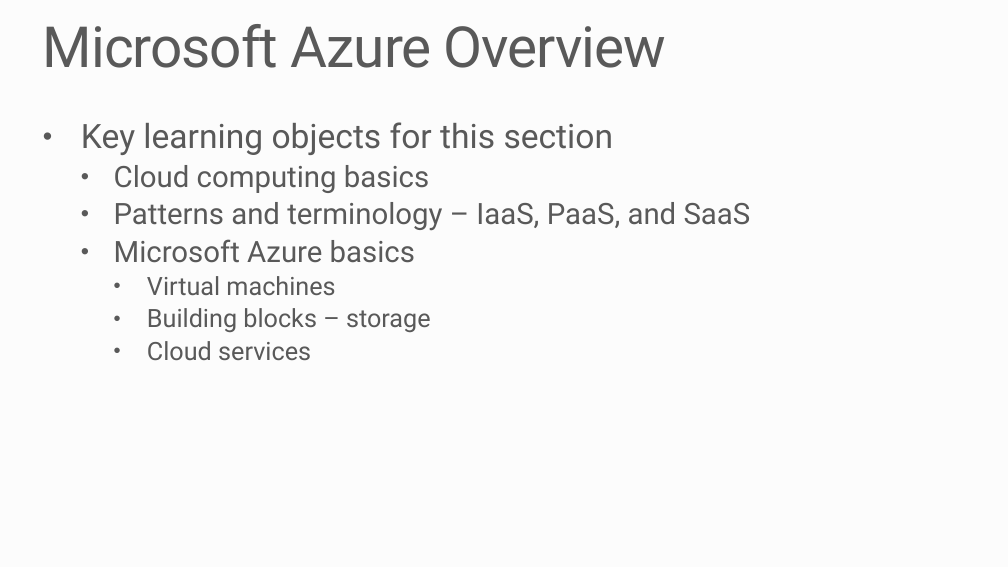
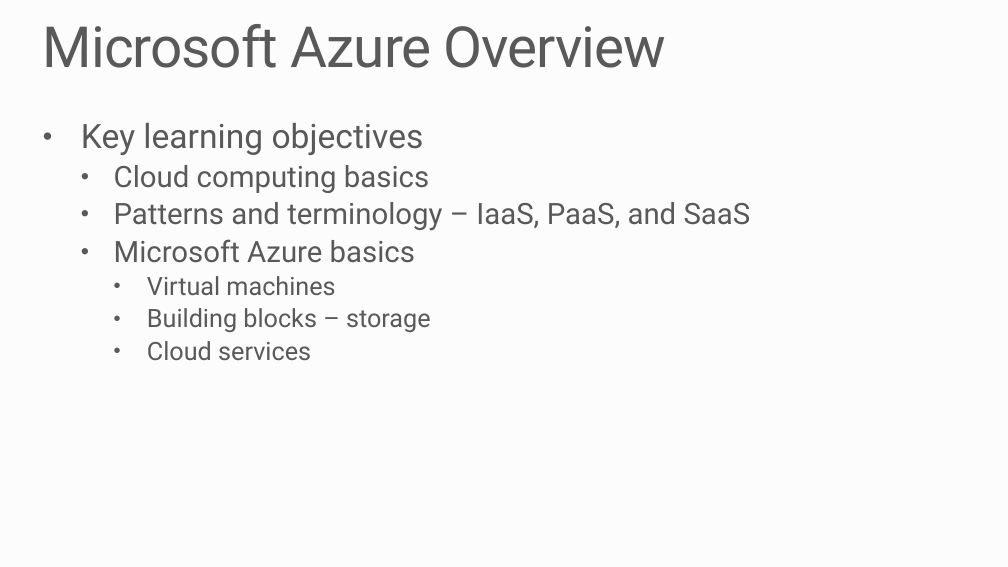
Before and after one commit to MSRConnections/Azure-training-course, a slide deck: slide 2 of Content/Introduction/Azure Overview.pptx. Drawn at 1008x567 pixels with LibreOffice and Linux fonts; fonts in the diff are those of the drawing; background and template pictures are left out. Boxes give left, top, right and bottom in pixels: in the first picture for what was removed or moved away, otherwise in the second. Text is boxed around its words. In the diff, an @@ line names an element or a change of style, - is before the commit and + after.

```diff
--- a/Content/Introduction/Azure Overview.pptx
+++ b/Content/Introduction/Azure Overview.pptx
@@ text at (81, 123, 424, 155): text changed @@
-• Key learning objects for this section
+• Key learning objectives
```
Also in this commit, not shown: 7 other slides changed, 1 slide added, 3 slides removed.
